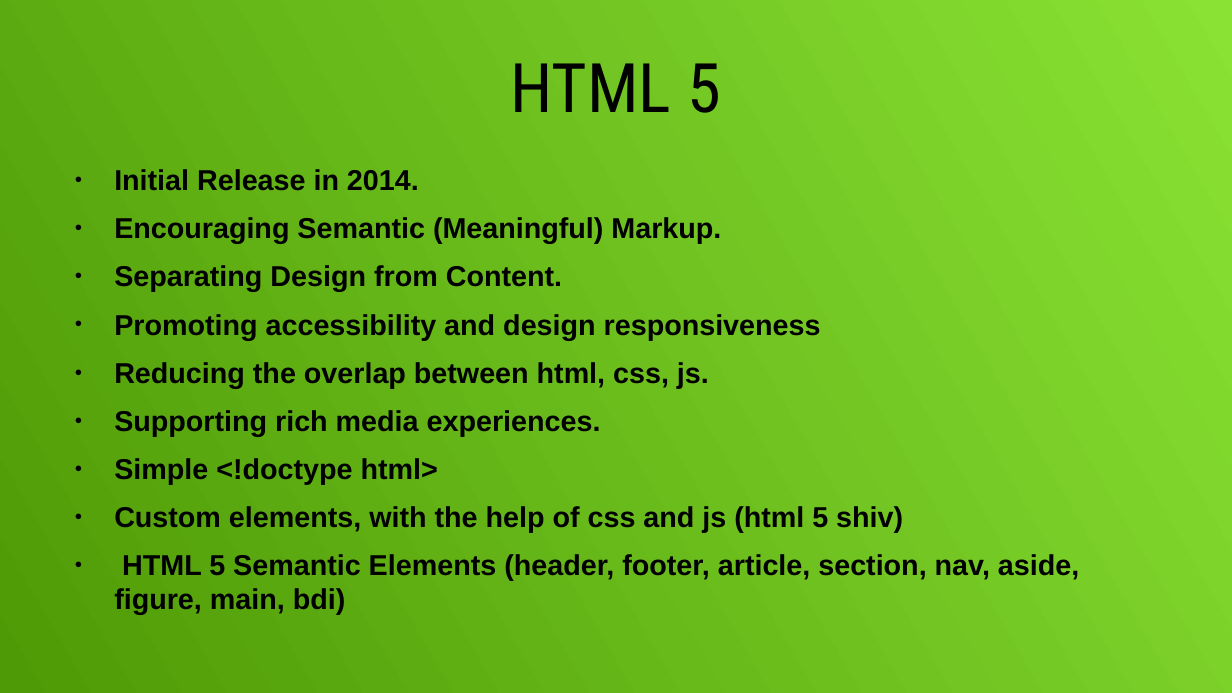
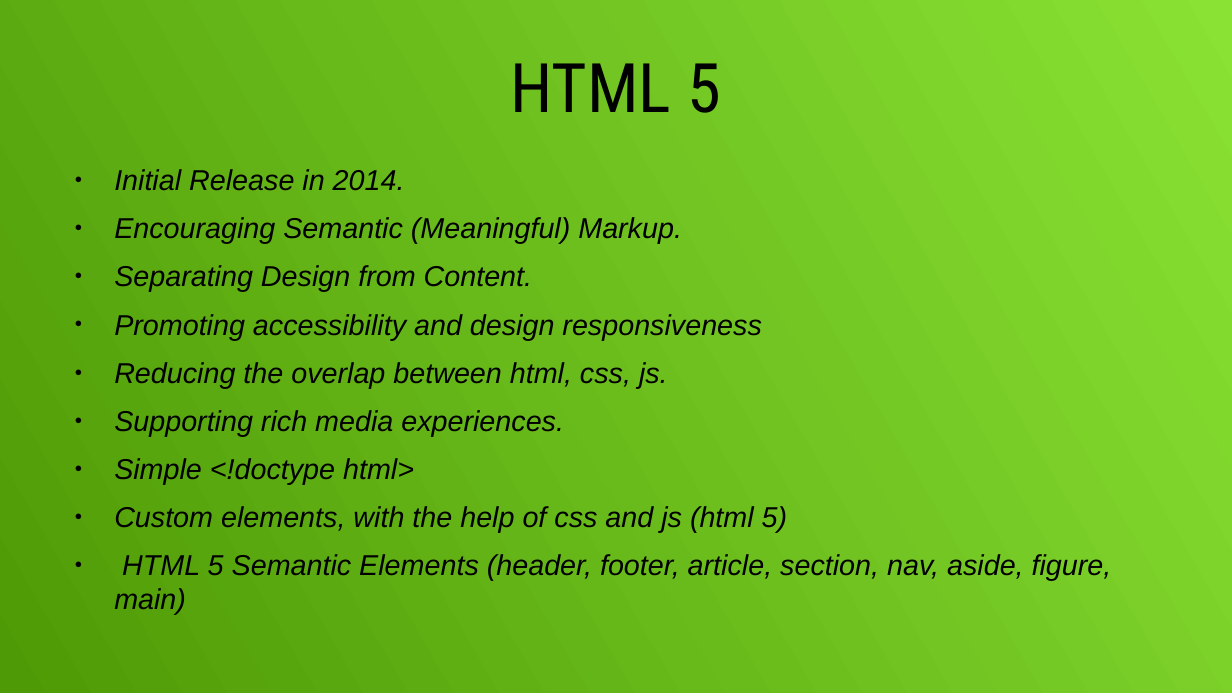
Before and after one commit to Nilena/Website, a slide deck: slide 9 of presentation 1.odp. Drawn at 1232x693 pixels with LibreOffice and Linux fonts; fonts in the diff are those of the drawing. Boxes give left, top, right and bottom in pixels: in the first picture for what was removed or moved away, otherwise in the second. Text is boxed around its words. In the diff, an @@ line names an element or a change of style, - is before the commit and + after.

```diff
--- a/presentation 1.odp
+++ b/presentation 1.odp
@@ text at (x1=114, y1=169, x2=761, y2=484): bold off, italic on in "Initial Release in 2014.", "Encouraging Semantic (Meaningful) Markup.", "Separating Design from Content.", "Promoting accessibility and design responsiveness" and 3 more places @@
@@ text at (x1=114, y1=506, x2=1112, y2=580): text changed; bold off; italic on @@
-● Custom elements, with the help of css and js (html 5 shiv)
-● HTML 5 Semantic Elements (header, footer, article, section, nav, aside, figure, main, bdi)
+● Custom elements, with the help of css and js (html 5)
+● HTML 5 Semantic Elements (header, footer, article, section, nav, aside, figure, main)
```
Also in this commit, not shown: 4 other slides changed, 1 other file.
